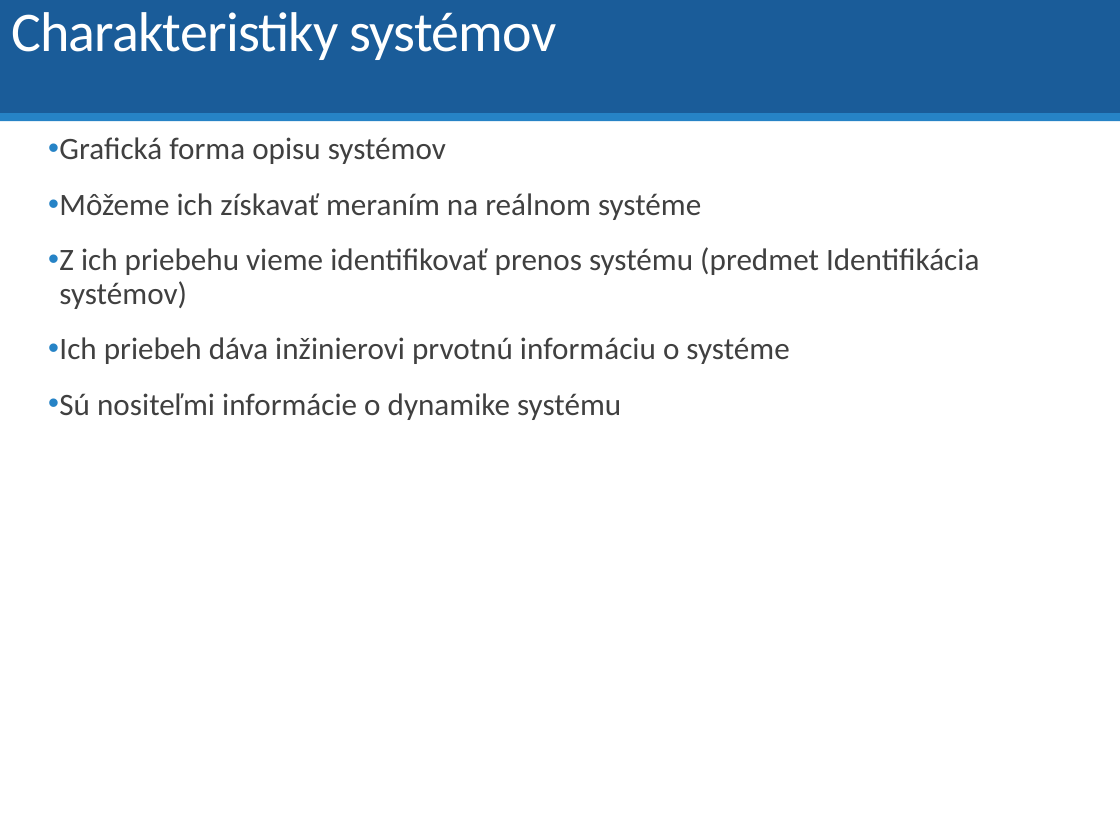
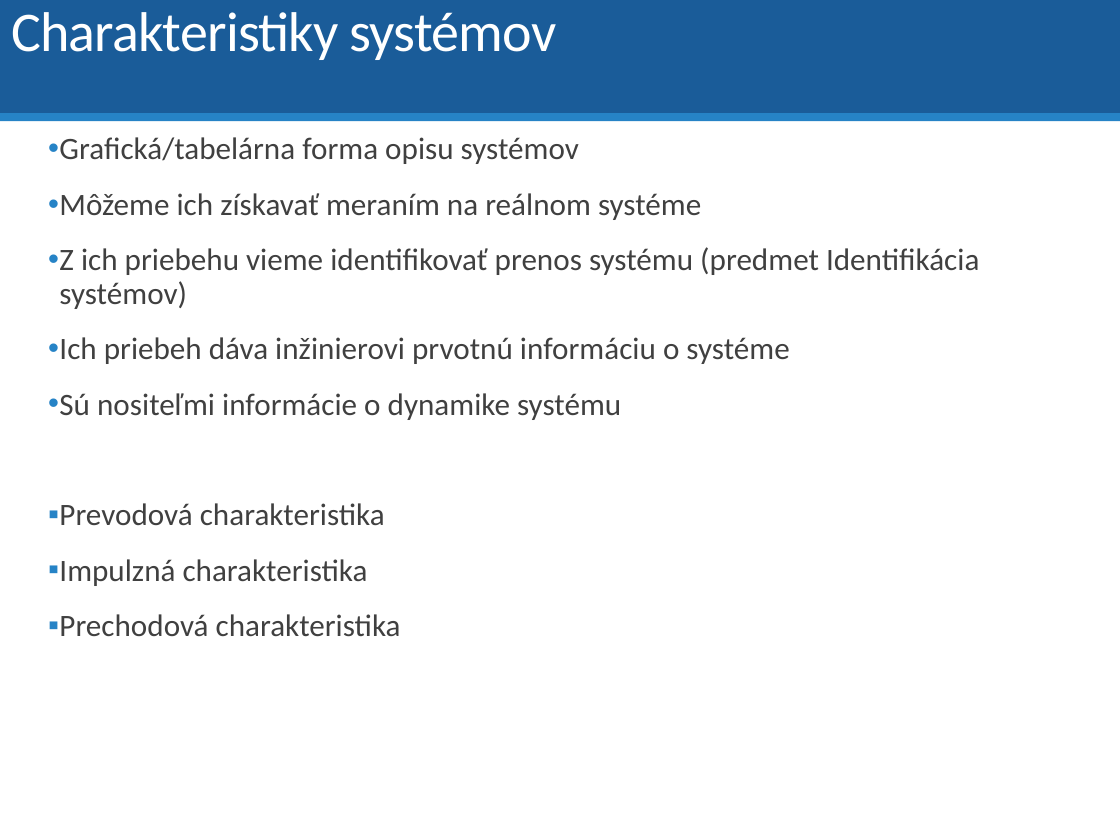
Before and after one commit to dodekm/TeamProjektKybernetika, a slide deck: slide 61 of Nove prednasky/P01_dynamika_dif_rovnice_LPT_prenosova_funkcia_modelovanie.pptx (slide 64 before the commit). Drawn at 1120x840 pixels with LibreOffice and Linux fonts; fonts in the diff are those of the drawing. Boxes give left, top, right and bottom in pixels: in the first picture for what was removed or moved away, otherwise in the second. Text is boxed around its words. In the diff, an @@ line names an element or a change of style, - is before the commit and + after.

```diff
--- a/Nove prednasky/P01_dynamika_dif_rovnice_LPT_prenosova_funkcia_modelovanie.pptx
+++ b/Nove prednasky/P01_dynamika_dif_rovnice_LPT_prenosova_funkcia_modelovanie.pptx
@@ text at (59, 137, 579, 164): text changed @@
-• Grafická forma opisu systémov
+• Grafická/tabelárna forma opisu systémov
@@ text at (59, 503, 401, 637): paragraphs added @@
+▪ Prevodová charakteristika
+▪ Impulzná charakteristika
+▪ Prechodová charakteristika
```
Also in this commit, not shown: 2 other slides changed, 2 slides added, 1 other file.
